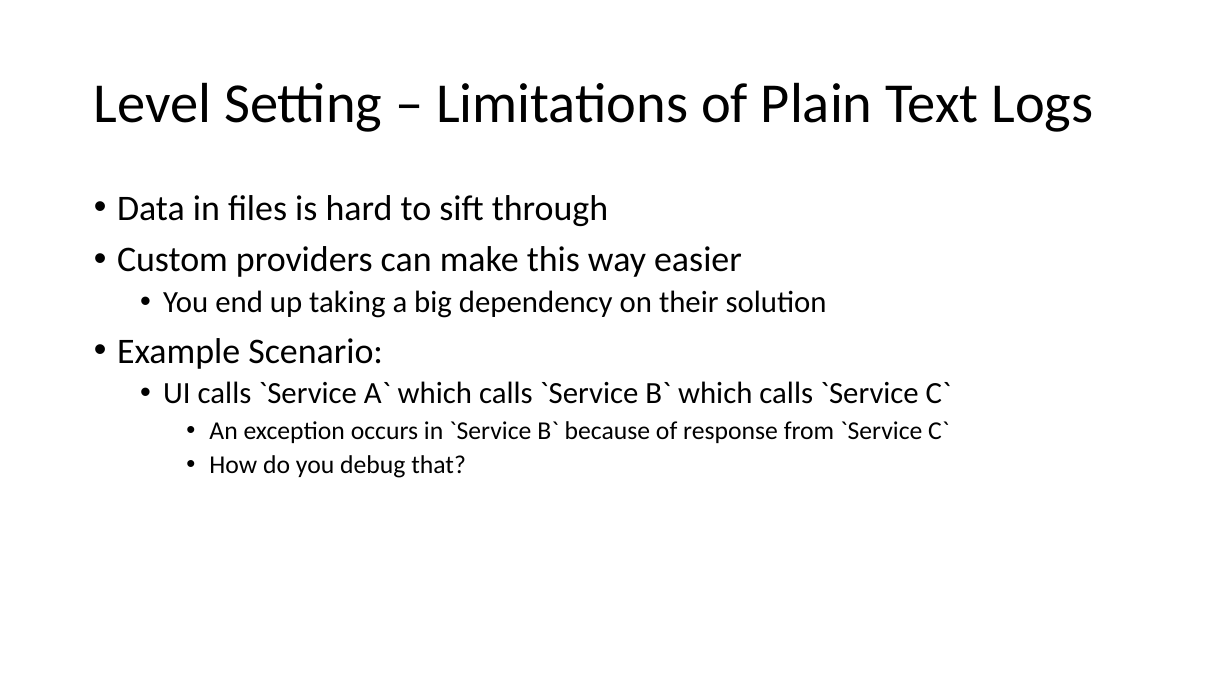
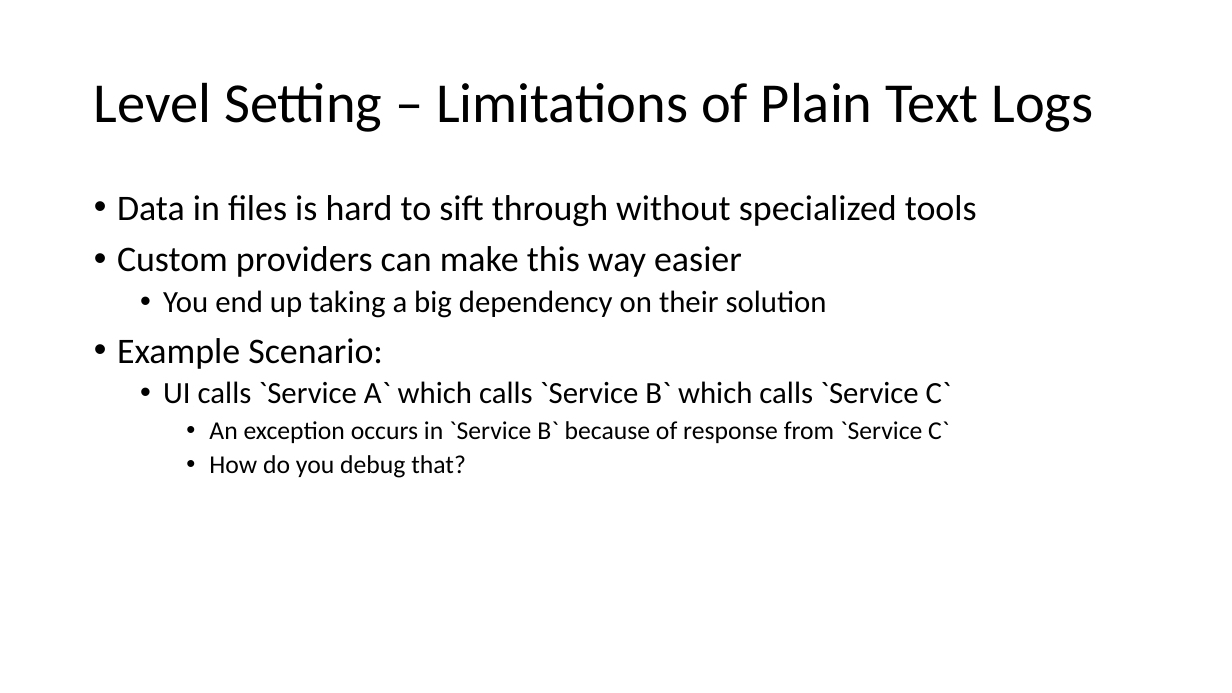
Before and after one commit to ProgrammerAL/Presentations-2023, a slide deck: slide 6 of 2023-03 - Orlando Code Camp - OpenTelemetry/Presentation.pptx. Drawn at 1232x693 pixels with LibreOffice and Linux fonts; fonts in the diff are those of the drawing. Boxes give left, top, right and bottom in pixels: in the first picture for what was removed or moved away, otherwise in the second. Text is boxed around its words. In the diff, an @@ line names an element or a change of style, - is before the commit and + after.

```diff
--- a/2023-03 - Orlando Code Camp - OpenTelemetry/Presentation.pptx
+++ b/2023-03 - Orlando Code Camp - OpenTelemetry/Presentation.pptx
@@ text at (x1=117, y1=195, x2=977, y2=226): text changed @@
-• Data in files is hard to sift through
+• Data in files is hard to sift through without specialized tools
```
Also in this commit, not shown: 6 other slides changed, 5 slides added.
